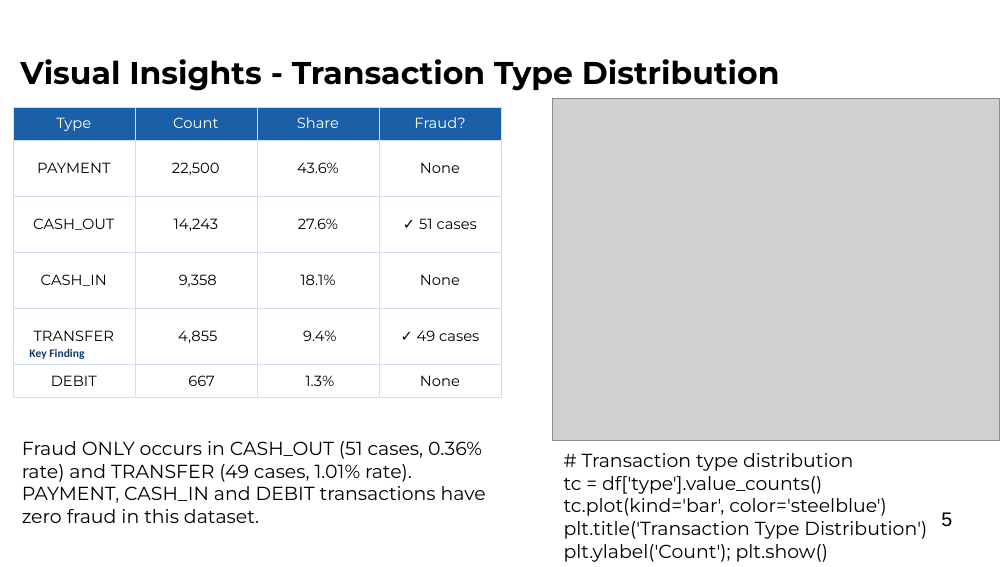
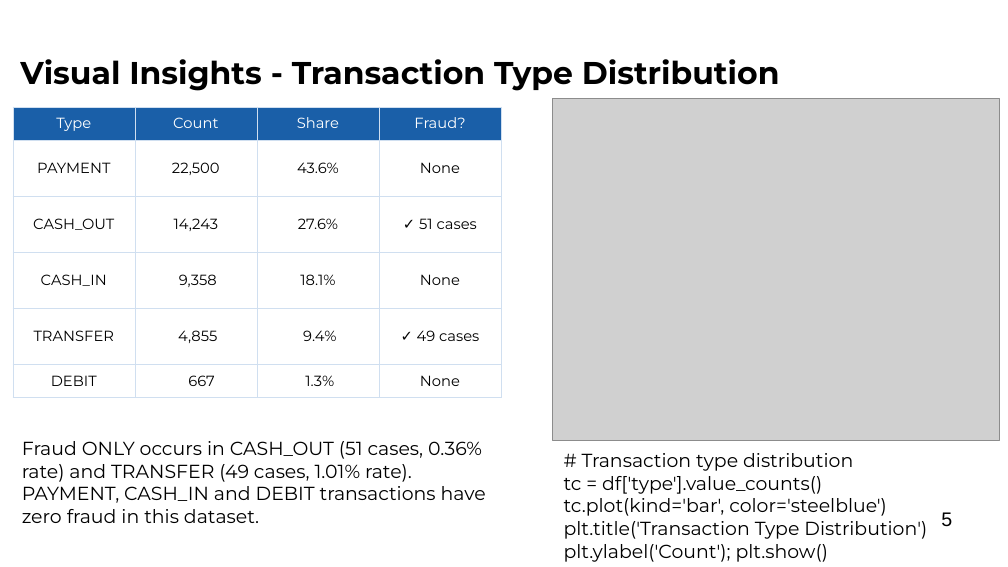
Before and after one commit to shraddhaGit-1813/DS_proj, a slide deck: slide 5 of ShraddhaTiwari - Final Presentation.pptx. Drawn at 1008x567 pixels with LibreOffice and Linux fonts; fonts in the diff are those of the drawing; grey boxes stand for pictures; background and template pictures are left out. Boxes give left, top, right and bottom in pixels: in the first picture for what was removed or moved away, otherwise in the second. Text is boxed around its words. In the diff, an @@ line names an element or a change of style, - is before the commit and + after.

```diff
--- a/ShraddhaTiwari - Final Presentation.pptx
+++ b/ShraddhaTiwari - Final Presentation.pptx
@@ text removed at (x1=29, y1=349, x2=84, y2=359) @@
-Key Finding
```
Also in this commit, not shown: 4 other slides changed, 4 slides added, 1 other file.
